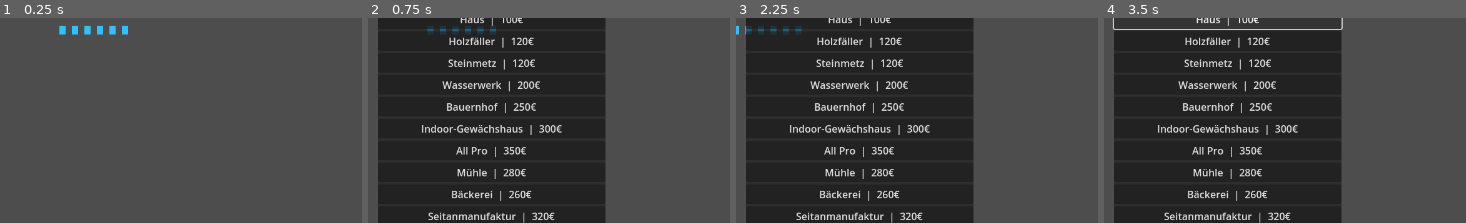
Above: before the commit, frames 1-4 (left to right).
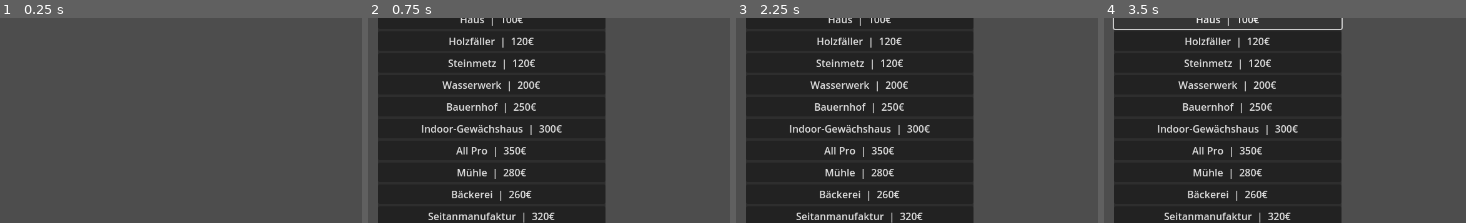
Above: after the commit, the same moments.

Repository: leonardwolf23-bot/vegangame
Game: Godot game, scene res://scenes/main.tscn
The game is run twice, just before and just after one commit, with the same random seed, the same clock (stepped at 60 frames per second) and the same inputs.
Inputs (mouse positions are % of the whole screen's width and height, from its top left):
- Up to frame 1 (0.25 s): no input
- Up to frame 2 (0.75 s): click "Bauen" at 0.5 s
- Up to frame 3 (2.25 s): click "Schließen" at 1.25 s; tap Enter at 2 s; move the mouse to (80, 49) at 2.02 s; hold D from 2.03 s (still down); tap 1 at 2.1 s; click (80, 49) at 2.17 s
- Up to frame 4 (3.5 s): release D at 2.75 s; click "Haus | 100€" at 2.75 s
The pictures show only the part of the screen within x 0-50%, y 11-61%; the shares and areas given below are measured in that part.

The runs differ from the first frame. In frame 1, 0.5% of the frame differs, in the area x 16-36%, y 3-9%; in frame 2, 0.4%; in frame 3, 0.4%; in frame 4, nothing differs.
Error in both runs: Cannot call method 'get_source' on a null value. (res://scripts/building_placer.gd:103)

Commit message:
Wire citizen scene to AnimatedSprite2D for pixel art animations
Co-authored-by: leonardwolf23-bot <leonardwolf23-bot@users.noreply.github.com>

Diff:
--- /dev/null
+++ b/scenes/citizen.tscn
@@ -0,0 +1,17 @@
+[gd_scene load_steps=2 format=3 uid="uid://citizen_scene"]
+
+[ext_resource type="Script" path="res://scripts/citizen.gd" id="1_citizen"]
+
+[node name="Citizen" type="Node2D"]
+y_sort_enabled = true
+z_index = 50
+script = ExtResource("1_citizen")
+
+[node name="AnimatedSprite2D" type="AnimatedSprite2D" parent="."]
+
+[node name="Label" type="Label" parent="."]
+offset_left = -6.0
+offset_top = -28.0
+offset_right = 20.0
+offset_bottom = -14.0
+theme_override_font_sizes/font_size = 10
--- a/scripts/citizen.gd
+++ b/scripts/citizen.gd
@@ -5,30 +5,21 @@
 const ARRIVE_DISTANCE: float = 12.0
 
 @export var walk_speed: float = 90.0
+@export var idle_anim: StringName = &"idle"
+@export var walk_anim: StringName = &"walk"
+@export var carry_anim: StringName = &"carry_walk"
 
 var _job: Dictionary = {}
 var _state: String = "idle"
 var _carry_resource: String = ""
 var _carry_amount: float = 0.0
 
-var _sprite: ColorRect
-var _label: Label
+@onready var _anim: AnimatedSprite2D = $AnimatedSprite2D
+@onready var _label: Label = $Label
 
 
 func _ready() -> void:
-	y_sort_enabled = true
-	z_index = 50
-
-	_sprite = ColorRect.new()
-	_sprite.size = Vector2(10, 14)
-	_sprite.position = Vector2(-5, -14)
-	_sprite.color = Color(0.2, 0.75, 1.0)
-	add_child(_sprite)
-
-	_label = Label.new()
-	_label.position = Vector2(-6, -28)
-	_label.add_theme_font_size_override("font_size", 10)
-	add_child(_label)
+	_play_idle()
 
 
 func is_idle() -> bool:
@@ -59,9 +50,47 @@
 	var offset := target - global_position
 	if offset.length() <= ARRIVE_DISTANCE:
 		global_position = target
+		_play_idle()
 		return true
+
 	global_position += offset.normalized() * walk_speed * delta
+	_update_walk_animation(offset)
 	return false
+
+
+func _update_walk_animation(offset: Vector2) -> void:
+	if not _anim or not _anim.sprite_frames:
+		return
+
+	var anim := carry_anim if _carry_amount > 0.0 else walk_anim
+	if not _has_animation(anim):
+		anim = walk_anim
+
+	# Richtungs-Animationen: walk_south, walk_north, walk_east, walk_west
+	var dir_anim := _direction_anim_name(anim, offset)
+	if _has_animation(dir_anim):
+		_anim.play(dir_anim)
+	elif _has_animation(anim):
+		_anim.play(anim)
+		_anim.flip_h = offset.x < 0.0
+
+
+func _direction_anim_name(base: StringName, offset: Vector2) -> StringName:
+	var suffix := "south"
+	if absf(offset.x) > absf(offset.y):
+		suffix = "east" if offset.x > 0.0 else "west"
+	else:
+		suffix = "south" if offset.y > 0.0 else "north"
+	return StringName("%s_%s" % [base, suffix])
+
+
+func _has_animation(anim_name: StringName) -> bool:
+	return _anim.sprite_frames != null and _anim.sprite_frames.has_animation(anim_name)
+
+
+func _play_idle() -> void:
+	if _anim and _anim.sprite_frames and _has_animation(idle_anim):
+		_anim.play(idle_anim)
 
 
 func _pickup() -> void:
@@ -96,9 +125,12 @@
 	_state = "idle"
 	_job = {}
 	_update_label()
+	_play_idle()
 
 
 func _update_label() -> void:
+	if not _label:
+		return
 	if _carry_resource.is_empty():
 		_label.text = ""
 	else:
--- a/scripts/citizen_manager.gd
+++ b/scripts/citizen_manager.gd
@@ -2,7 +2,8 @@
 ## Spawnt Bürger und weist Transport-Aufträge zu.
 
 
-@export var grid_manager_path: NodePath = NodePath("../GridManager")
+@export var grid_manager_path: NodePath = NodePath("../../GridManager")
+@export var citizen_scene: PackedScene = preload("res://scenes/citizen.tscn")
 @export var citizen_count: int = 6
 @export var job_scan_interval: float = 1.0
 
@@ -25,8 +26,7 @@
 
 func _spawn_citizens() -> void:
 	for i in citizen_count:
-		var citizen := Node2D.new()
-		citizen.set_script(load("res://scripts/citizen.gd"))
+		var citizen: Node2D = citizen_scene.instantiate()
 		citizen.name = "Citizen_%d" % i
 		if _grid:
 			citizen.global_position = _grid.tile_to_world(Vector2i(i * 2, 0))
